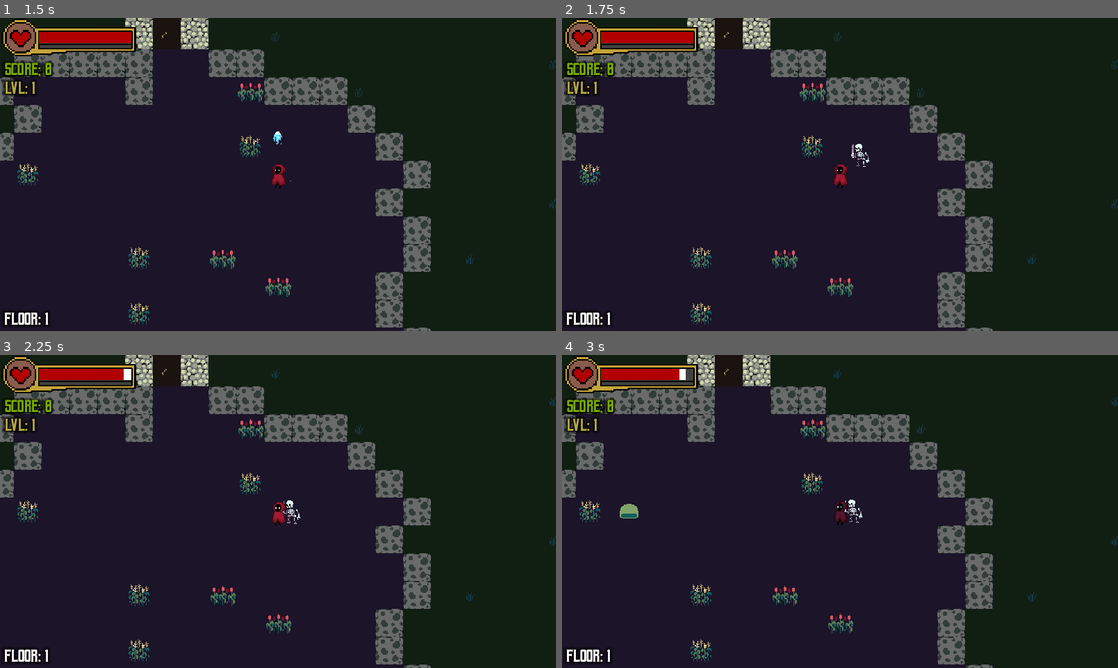
Above: before the commit, frames 1-4 (two rows, left to right).
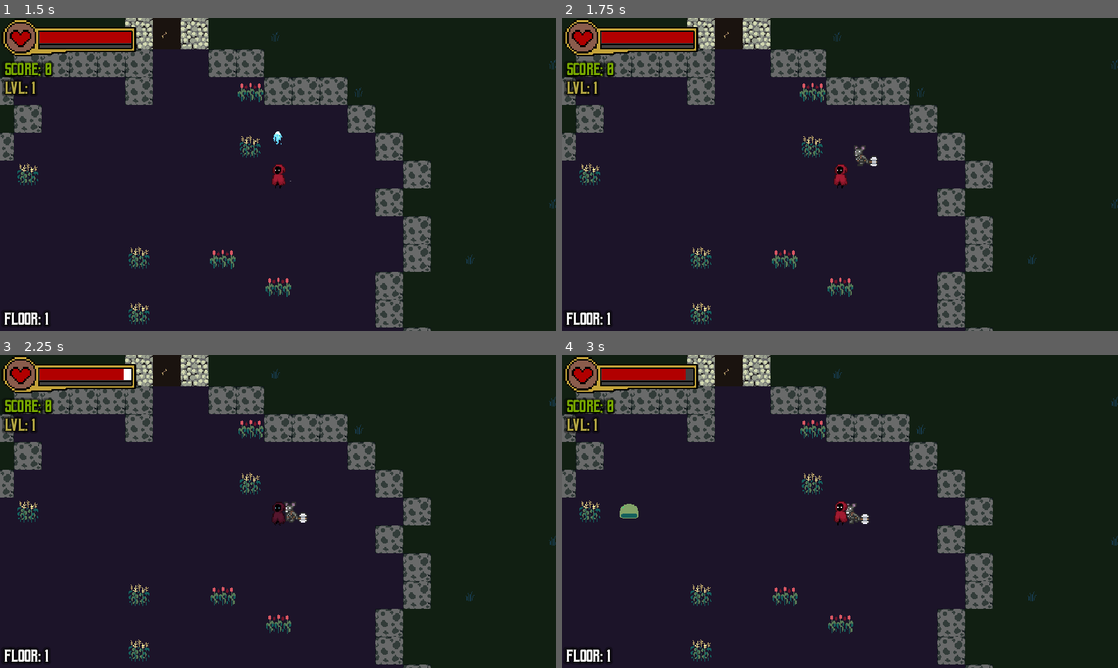
Above: after the commit, the same moments.

Repository: WizardsNStuff/Zealot-of-Wanderlust
Game: Godot game, scene res://Scenes/wizard_game.tscn
Same seed, same stepped clock (60 frames per second), same inputs: the game is played once before the commit and once after it. The engine's default icon, where the game draws it, is replaced by a stand-in: a white triangle on a blue panel in a dark square.
Inputs:
- Up to frame 1 (1.5 s): click "Start" at 0.5 s; tap Enter at 1.25 s; hold Up (attack_up) from 1.28 s (still down)
- Up to frame 2 (1.75 s): keep holding Up (attack_up)
- Up to frame 3 (2.25 s): keep holding Up (attack_up)
- Up to frame 4 (3 s): release Up (attack_up) at 2.78 s; hold Left (attack_left) from 2.78 s (still down)

Frame 1 is identical in both runs. In frame 2, 0.2% of the frame differs, in the area x 52-57%, y 40-48%; in frame 3, 0.7%; in frame 4, 0.7%, in the area x 0-100%, y 0-98%.

Commit message:
Skeleton Changed to Rat and is now Animated

Diff:
--- a/zealot-of-wanderlust/Enemy Testing/enemy_1.gd
+++ b/zealot-of-wanderlust/Enemy Testing/enemy_1.gd
@@ -9,7 +9,7 @@
 # if player is set to CharacterBody2D change it back to player (I change it when testing new enemies)
 @export var player : Player
 @export var controller : Controller
-@onready var sprite : Sprite2D = $MainSprite
+@onready var sprite : AnimatedSprite2D = $RatSprite
 @export var damage_timer : Timer
 @onready var damage_number_origin = $DamageNumberOrigin
 
@@ -25,6 +25,11 @@
 func _physics_process(delta: float) -> void:
 	# move towards player with normalized direction
 	var direction_to_player = (player.position - self.position).normalized()
+
+	if (direction_to_player.x < 0):
+		sprite.flip_h = true
+	else:
+		sprite.flip_h = false
 
 	self.velocity = direction_to_player * speed
 
--- a/zealot-of-wanderlust/Enemy Testing/enemy_1.tscn
+++ b/zealot-of-wanderlust/Enemy Testing/enemy_1.tscn
@@ -1,12 +1,76 @@
-[gd_scene load_steps=5 format=3 uid="uid://opphymwy0yh3"]
+[gd_scene load_steps=14 format=3 uid="uid://opphymwy0yh3"]
 
-[ext_resource type="Texture2D" uid="uid://ubj5y2wlu8ln" path="res://Assets/monsters.png" id="1_fwdy1"]
 [ext_resource type="Script" path="res://Enemy Testing/enemy_1.gd" id="1_n3po6"]
+[ext_resource type="Texture2D" uid="uid://bs54li7g8mqqv" path="res://Assets/Ratfolk Axe Sprite Sheet.png" id="2_io0g6"]
 [ext_resource type="PackedScene" uid="uid://bflc4dyyluhbu" path="res://Scenes/enemy_healthbar.tscn" id="3_tq68h"]
 
+[sub_resource type="AtlasTexture" id="AtlasTexture_rwctf"]
+atlas = ExtResource("2_io0g6")
+region = Rect2(0, 32, 64, 32)
+
+[sub_resource type="AtlasTexture" id="AtlasTexture_qlnqa"]
+atlas = ExtResource("2_io0g6")
+region = Rect2(64, 32, 64, 32)
+
+[sub_resource type="AtlasTexture" id="AtlasTexture_hnrjm"]
+atlas = ExtResource("2_io0g6")
+region = Rect2(128, 32, 64, 32)
+
+[sub_resource type="AtlasTexture" id="AtlasTexture_qx484"]
+atlas = ExtResource("2_io0g6")
+region = Rect2(192, 32, 64, 32)
+
+[sub_resource type="AtlasTexture" id="AtlasTexture_t212t"]
+atlas = ExtResource("2_io0g6")
+region = Rect2(256, 32, 64, 32)
+
+[sub_resource type="AtlasTexture" id="AtlasTexture_pq2ss"]
+atlas = ExtResource("2_io0g6")
+region = Rect2(320, 32, 64, 32)
+
+[sub_resource type="AtlasTexture" id="AtlasTexture_x5a02"]
+atlas = ExtResource("2_io0g6")
+region = Rect2(384, 32, 64, 32)
+
+[sub_resource type="AtlasTexture" id="AtlasTexture_udbon"]
+atlas = ExtResource("2_io0g6")
+region = Rect2(448, 32, 64, 32)
+
+[sub_resource type="SpriteFrames" id="SpriteFrames_byxjd"]
+animations = [{
+"frames": [{
+"duration": 1.0,
+"texture": SubResource("AtlasTexture_rwctf")
+}, {
+"duration": 1.0,
+"texture": SubResource("AtlasTexture_qlnqa")
+}, {
+"duration": 1.0,
+"texture": SubResource("AtlasTexture_hnrjm")
+}, {
+"duration": 1.0,
+"texture": SubResource("AtlasTexture_qx484")
+}, {
+"duration": 1.0,
+"texture": SubResource("AtlasTexture_t212t")
+}, {
+"duration": 1.0,
+"texture": SubResource("AtlasTexture_pq2ss")
+}, {
+"duration": 1.0,
+"texture": SubResource("AtlasTexture_x5a02")
+}, {
+"duration": 1.0,
+"texture": SubResource("AtlasTexture_udbon")
+}],
+"loop": true,
+"name": &"default",
+"speed": 8.0
+}]
+
 [sub_resource type="CapsuleShape2D" id="CapsuleShape2D_w0us2"]
-radius = 9.0
-height = 28.0
+radius = 6.0
+height = 20.0
 
 [node name="Enemy1" type="CharacterBody2D" node_paths=PackedStringArray("damage_timer")]
 collision_layer = 2
@@ -18,13 +82,15 @@
 script = ExtResource("1_n3po6")
 damage_timer = NodePath("DamageFlashTimer")
 
-[node name="MainSprite" type="Sprite2D" parent="."]
-texture = ExtResource("1_fwdy1")
-region_enabled = true
-region_rect = Rect2(0, 129.354, 26.9761, 29.713)
+[node name="RatSprite" type="AnimatedSprite2D" parent="."]
+position = Vector2(1, -11)
+scale = Vector2(1.5, 1.5)
+sprite_frames = SubResource("SpriteFrames_byxjd")
+autoplay = "default"
+frame_progress = 0.985278
 
 [node name="Hitbox" type="CollisionShape2D" parent="."]
-position = Vector2(1, 1)
+position = Vector2(0, 2)
 shape = SubResource("CapsuleShape2D_w0us2")
 
 [node name="HealthBarTimer" type="Timer" parent="."]
Binary file added: zealot-of-wanderlust/Assets/Ratfolk Axe Sprite Sheet.png
Not shown, added: zealot-of-wanderlust/Assets/Ratfolk Axe Sprite Sheet.png.import
